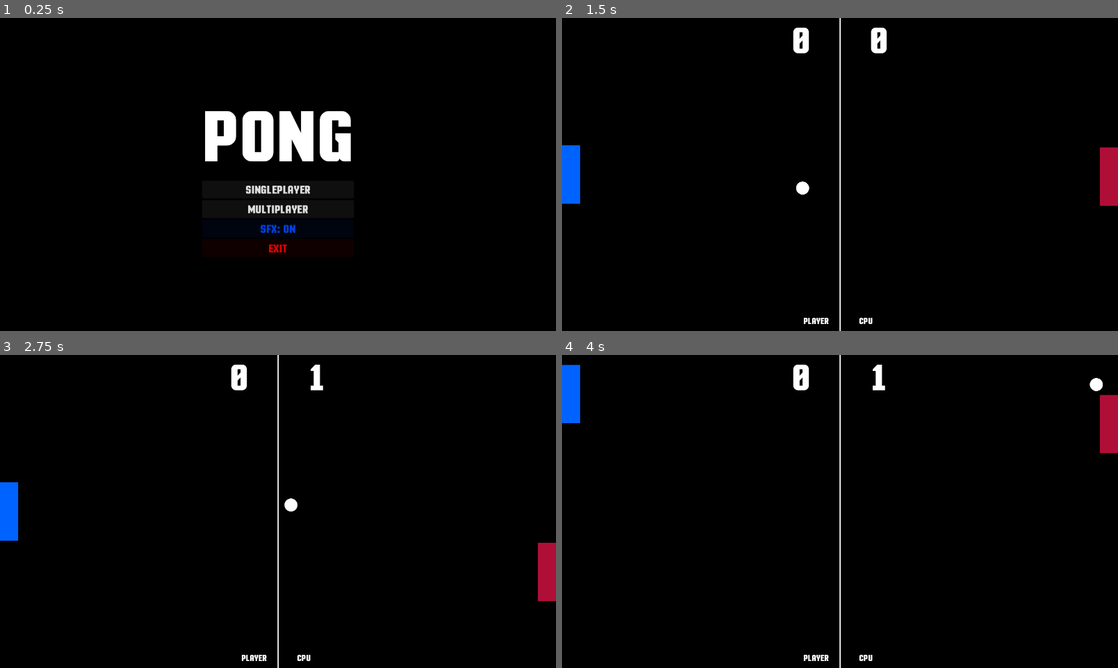
Above: before the commit, frames 1-4 (two rows, left to right).
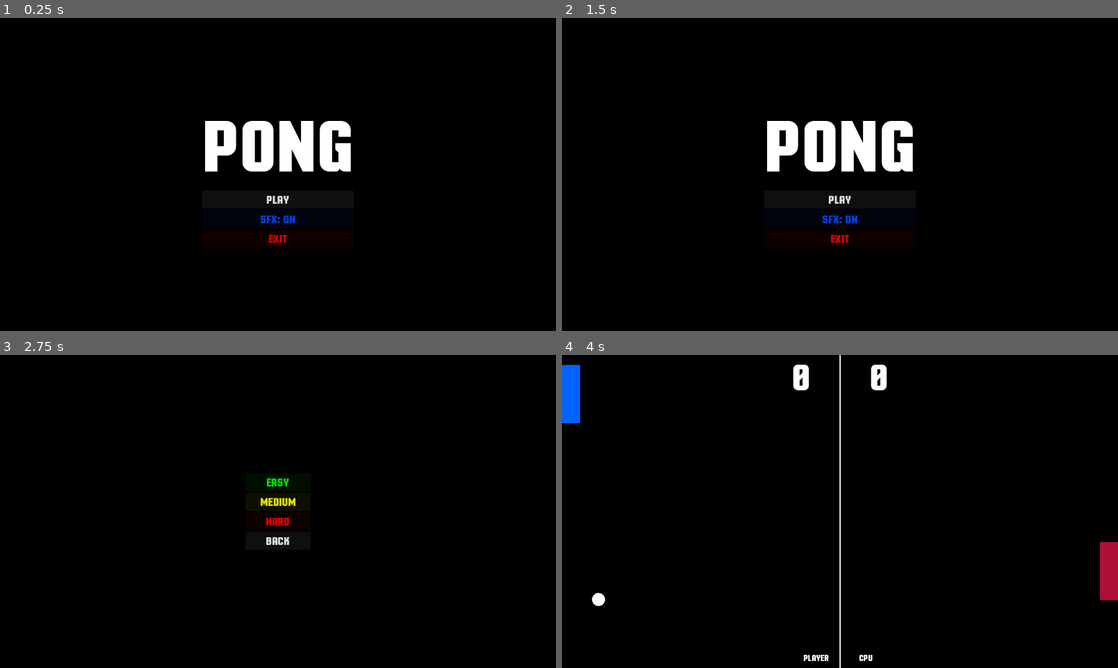
Above: after the commit, the same moments.

Repository: AlessandroSorbara/Pong
Game: Godot game, scene res://scenes/root.tscn
Two runs of this game, one before a commit and one after it. Both use one fixed random seed, a clock stepped at 60 frames per second and the inputs below.
Inputs (mouse positions are in pixels of both pictures, inside the frame that each line leads up to):
- Up to frame 1 (0.25 s): no input
- Up to frame 2 (1.5 s): click (840, 190) at 0.5 s, where only the run before the commit has a clickable "SINGLEPLAYER"; click (840, 146) at 1.25 s, where only the run before the commit has a clickable "EASY"
- Up to frame 3 (2.75 s): click (278, 536) at 2 s, where only the run after the commit has a clickable "PLAY"
- Up to frame 4 (4 s): click (840, 483) at 2.75 s, where only the run after the commit has a clickable "EASY"; hold W (up) from 3.53 s (still down)

The runs differ from the first frame. In frame 1, 2.8% of the frame differs, in the area x 36-64%, y 29-75%; in frame 2, 5.5%, in the area x 0-100%, y 0-100%; in frame 3, 2.5%; in frame 4, 1.5%.

Commit message:
minor fixes

Diff:
--- a/scenes/screens/main/main.gd
+++ b/scenes/screens/main/main.gd
@@ -12,14 +12,9 @@
 		sfx.text = "SFX: ON"
 
 
-func _on_singleplayer_pressed() -> void:
+func _on_play_pressed() -> void:
 	AudioManager.play("button")
 	Navigator.load_scene(Navigator.SCREEN.DIFFICULTY)
-
-
-func _on_multiplayer_pressed() -> void:
-	AudioManager.play("button")
-	print("Coming Soon!")
 
 
 func _on_sfx_pressed() -> void:
--- a/scenes/screens/main/main.tscn
+++ b/scenes/screens/main/main.tscn
@@ -33,17 +33,11 @@
 text = "PONG"
 horizontal_alignment = 1
 
-[node name="Singleplayer" type="Button" parent="UI/CenterContainer/VBoxContainer"]
+[node name="Play" type="Button" parent="UI/CenterContainer/VBoxContainer"]
 layout_mode = 2
 theme_override_fonts/font = ExtResource("1_0udfb")
 theme_override_font_sizes/font_size = 32
-text = "SINGLEPLAYER"
-
-[node name="Multiplayer" type="Button" parent="UI/CenterContainer/VBoxContainer"]
-layout_mode = 2
-theme_override_fonts/font = ExtResource("1_0udfb")
-theme_override_font_sizes/font_size = 32
-text = "MULTIPLAYER"
+text = "PLAY"
 
 [node name="SFX" type="Button" parent="UI/CenterContainer/VBoxContainer"]
 modulate = Color(0.0020170636, 0.28787804, 0.9985823, 1)
@@ -59,7 +53,6 @@
 theme_override_font_sizes/font_size = 32
 text = "EXIT"
 
-[connection signal="pressed" from="UI/CenterContainer/VBoxContainer/Singleplayer" to="." method="_on_singleplayer_pressed"]
-[connection signal="pressed" from="UI/CenterContainer/VBoxContainer/Multiplayer" to="." method="_on_multiplayer_pressed"]
+[connection signal="pressed" from="UI/CenterContainer/VBoxContainer/Play" to="." method="_on_play_pressed"]
 [connection signal="pressed" from="UI/CenterContainer/VBoxContainer/SFX" to="." method="_on_sfx_pressed"]
 [connection signal="pressed" from="UI/CenterContainer/VBoxContainer/Exit" to="." method="_on_exit_pressed"]
Not shown, changed: README.md
